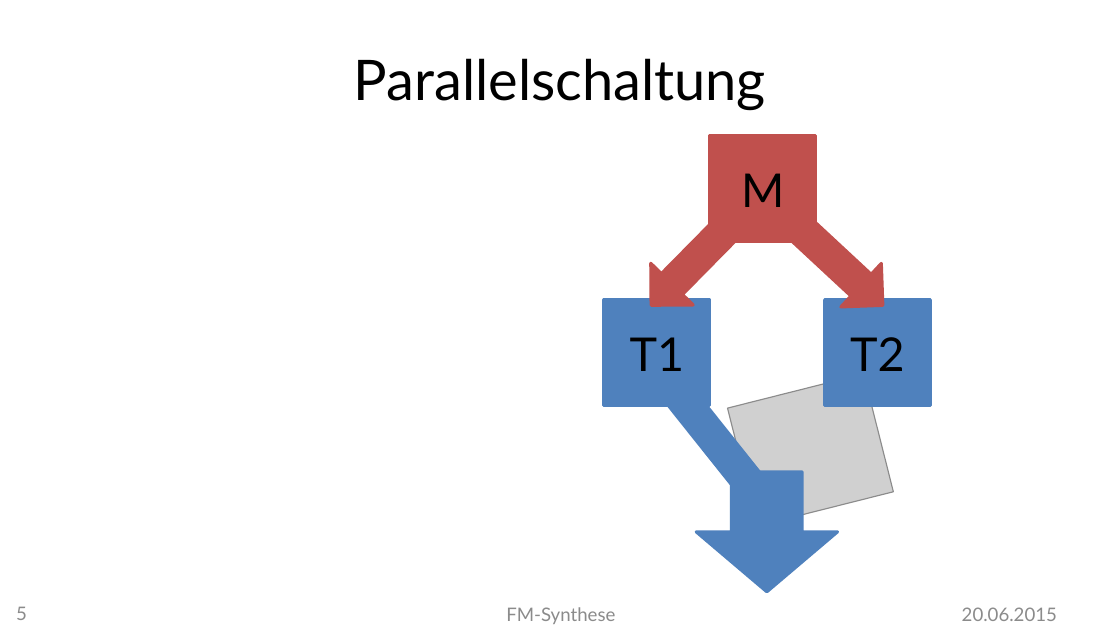
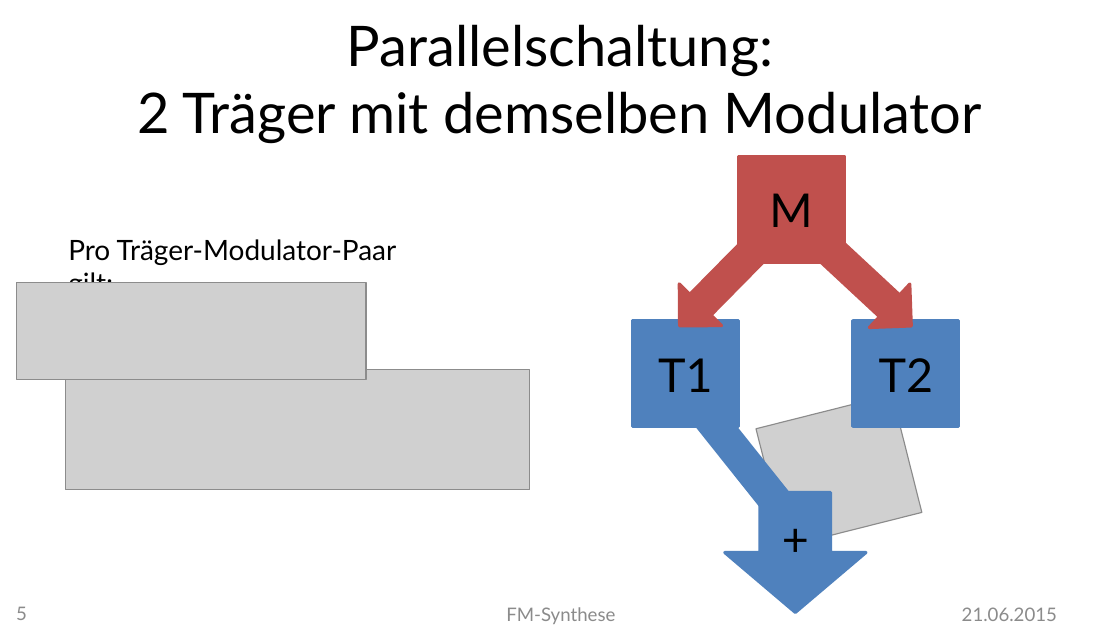
Before and after one commit to MBulli/VSeminar, a slide deck: slide 5 of Praesentation/FMSynthese-Matze.pptx. Drawn at 1120x630 pixels with LibreOffice and Linux fonts; fonts in the diff are those of the drawing; grey boxes stand for pictures; background and template pictures are left out. Boxes give left, top, right and bottom in pixels: in the first picture for what was removed or moved away, otherwise in the second. Text is boxed around its words. In the diff, an @@ line names an element or a change of style, - is before the commit and + after.

```diff
--- a/Praesentation/FMSynthese-Matze.pptx
+++ b/Praesentation/FMSynthese-Matze.pptx
@@ title at [138, 24, 982, 143]: text changed @@
-Parallelschaltung
+Parallelschaltung:
+2 Träger mit demselben Modulator
@@ text added at [68, 239, 397, 283], 18 pt, text #000000 @@
+Pro Träger-Modulator-Paar gilt:
@@ picture added at [16, 282, 365, 379] @@
@@ picture added at [65, 370, 529, 489] @@
@@ 4 down arrows, 3 rectangles, 1 picture: place and size @@
-4 down arrows, 3 rectangles, 1 picture at [604, 136, 930, 591]
+4 down arrows, 3 rectangles, 1 picture at [633, 157, 959, 613]
@@ text in down arrow at [725, 493, 866, 613]: text added @@
++
@@ text at [962, 607, 1057, 621]: text changed @@
-20.06.2015
+21.06.2015
```
Also in this commit, not shown: 10 other slides changed, 3 slides added, 1 other file.
